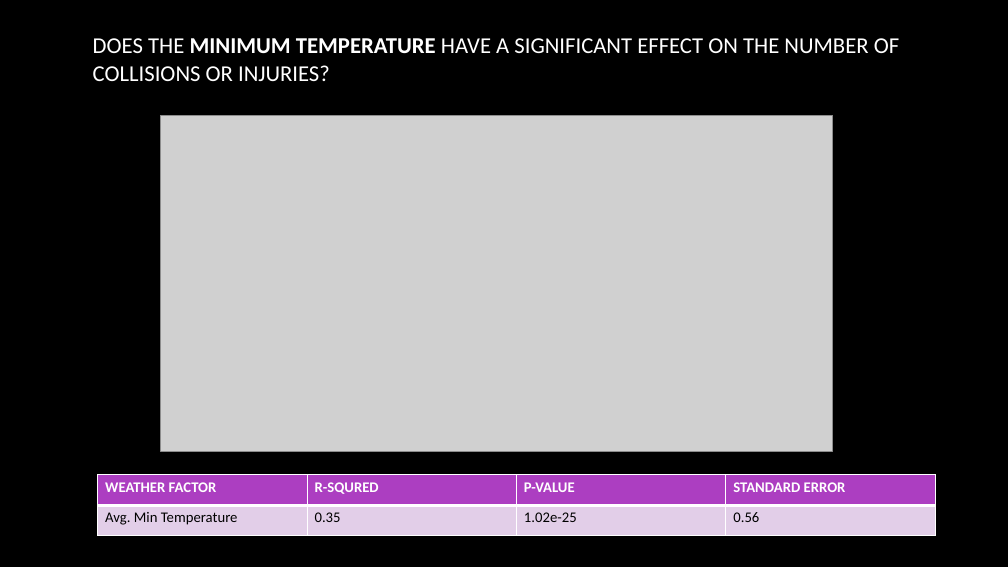
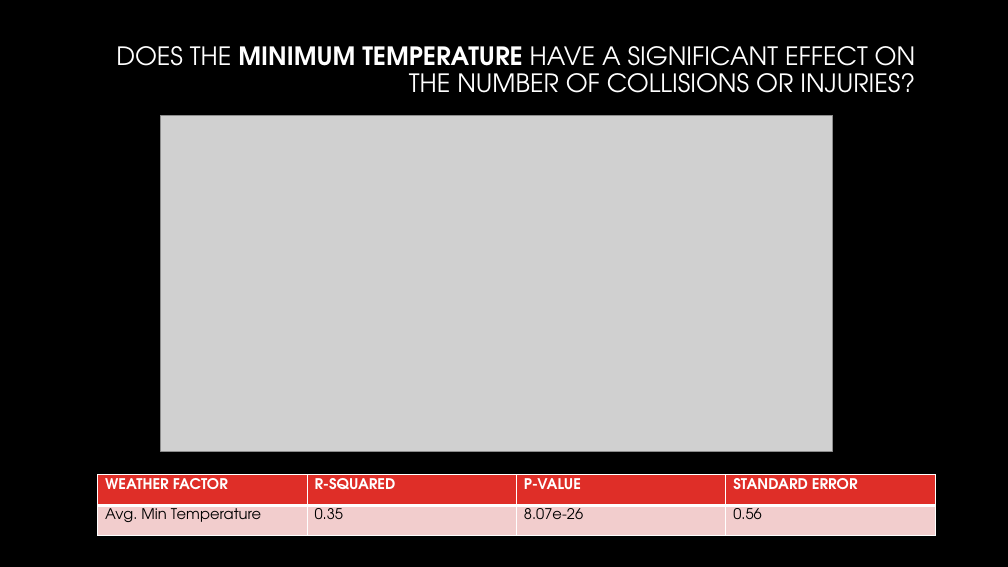
Before and after one commit to huntercash/ProjectOne, a slide deck: slide 15 of reports/Presentation1.pptx (slide 13 before the commit). Drawn at 1008x567 pixels with LibreOffice and Linux fonts; fonts in the diff are those of the drawing; grey boxes stand for pictures; background and template pictures are left out. Boxes give left, top, right and bottom in pixels: in the first picture for what was removed or moved away, otherwise in the second. Text is boxed around its words. In the diff, an @@ line names an element or a change of style, - is before the commit and + after.

```diff
--- a/reports/Presentation1.pptx
+++ b/reports/Presentation1.pptx
@@ title "DOES THE MINIMUM TEMPERATURE HAVE ..." at box(116, 46, 916, 93): size 21.6 to 24 pt, font Calibri to TeX Gyre Adventor; alignment left to right; line spacing 1 to 0.9 @@
@@ table at box(98, 475, 935, 536) @@
-row 1, column 2: R-SQURED
+row 1, column 2: R-SQUARED
-row 2, column 3: 1.02e-25
+row 2, column 3: 8.07e-26
@@ fill #AC3EC1 to #DF2E28 in row 1 @@
@@ fill #E3CEE9 to #F3CDCD in row 2 @@
@@ font Calibri to TeX Gyre Adventor in "WEATHER FACTOR", "P-VALUE", "STANDARD ERROR", "Avg. Min Temperature" and 2 more places @@
```
Also in this commit, not shown: 18 other slides changed, 2 slides added, 2 slides removed, 19 other files.
